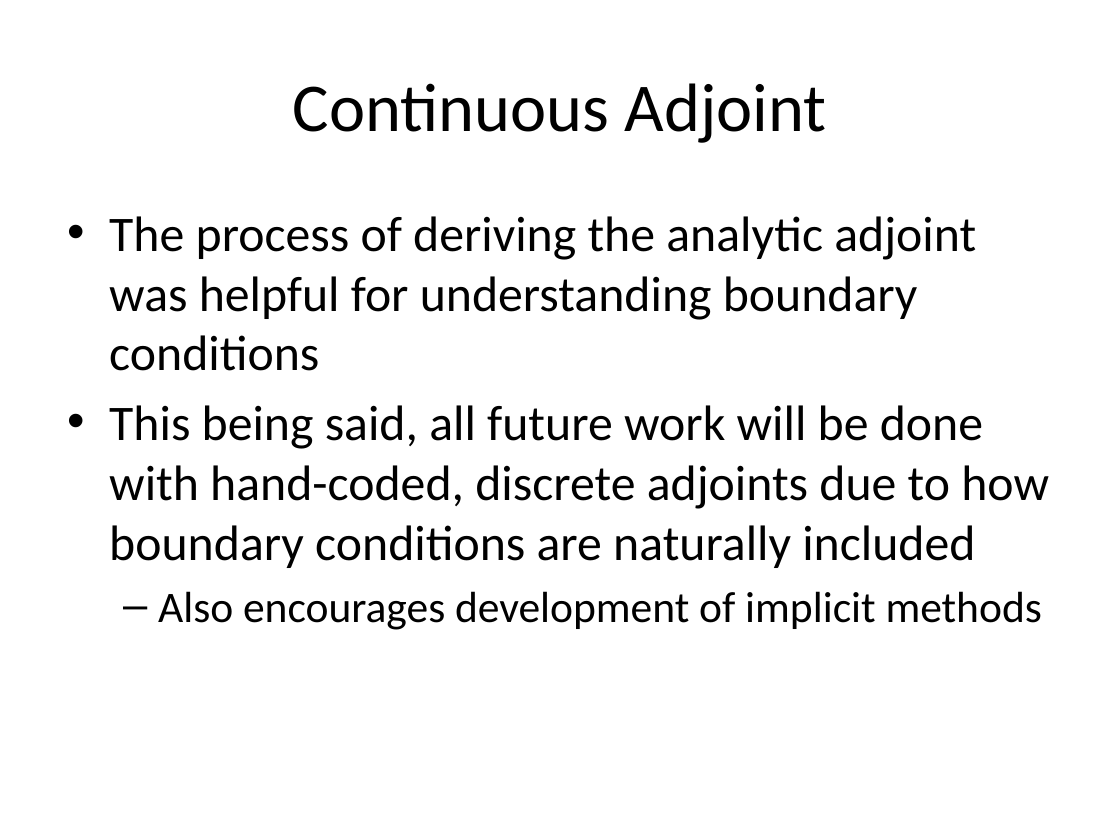
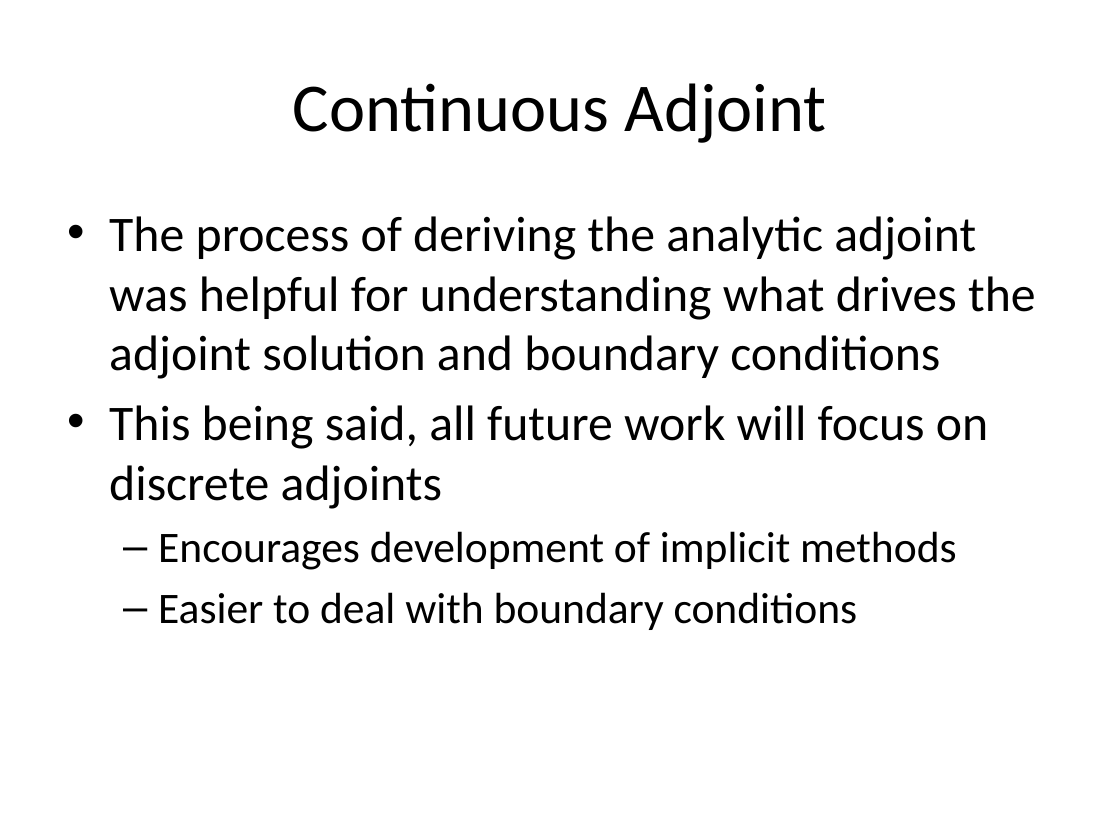
Before and after one commit to jderlaga/Presentations, a slide deck: slide 3 of June_Overview.pptx (slide 10 before the commit). Drawn at 1120x840 pixels with LibreOffice and Linux fonts; fonts in the diff are those of the drawing. Boxes give left, top, right and bottom in pixels: in the first picture for what was removed or moved away, otherwise in the second. Text is boxed around its words. In the diff, an @@ line names an element or a change of style, - is before the commit and + after.

Commit message:
to reorganize, prep for results, and fix typos

```diff
--- a/June_Overview.pptx
+++ b/June_Overview.pptx
@@ text at [109, 216, 1036, 630]: text changed @@
-• The process of deriving the analytic adjoint was helpful for understanding boundary conditions
-• This being said, all future work will be done with hand-coded, discrete adjoints due to how boundary conditions are naturally included
-  – Also encourages development of implicit methods
+• The process of deriving the analytic adjoint was helpful for understanding what drives the adjoint solution and boundary conditions
+• This being said, all future work will focus on discrete adjoints
+  – Encourages development of implicit methods
+  – Easier to deal with boundary conditions
```
Also in this commit, not shown: 10 other slides changed, 1 slide added, 1 slide removed.
